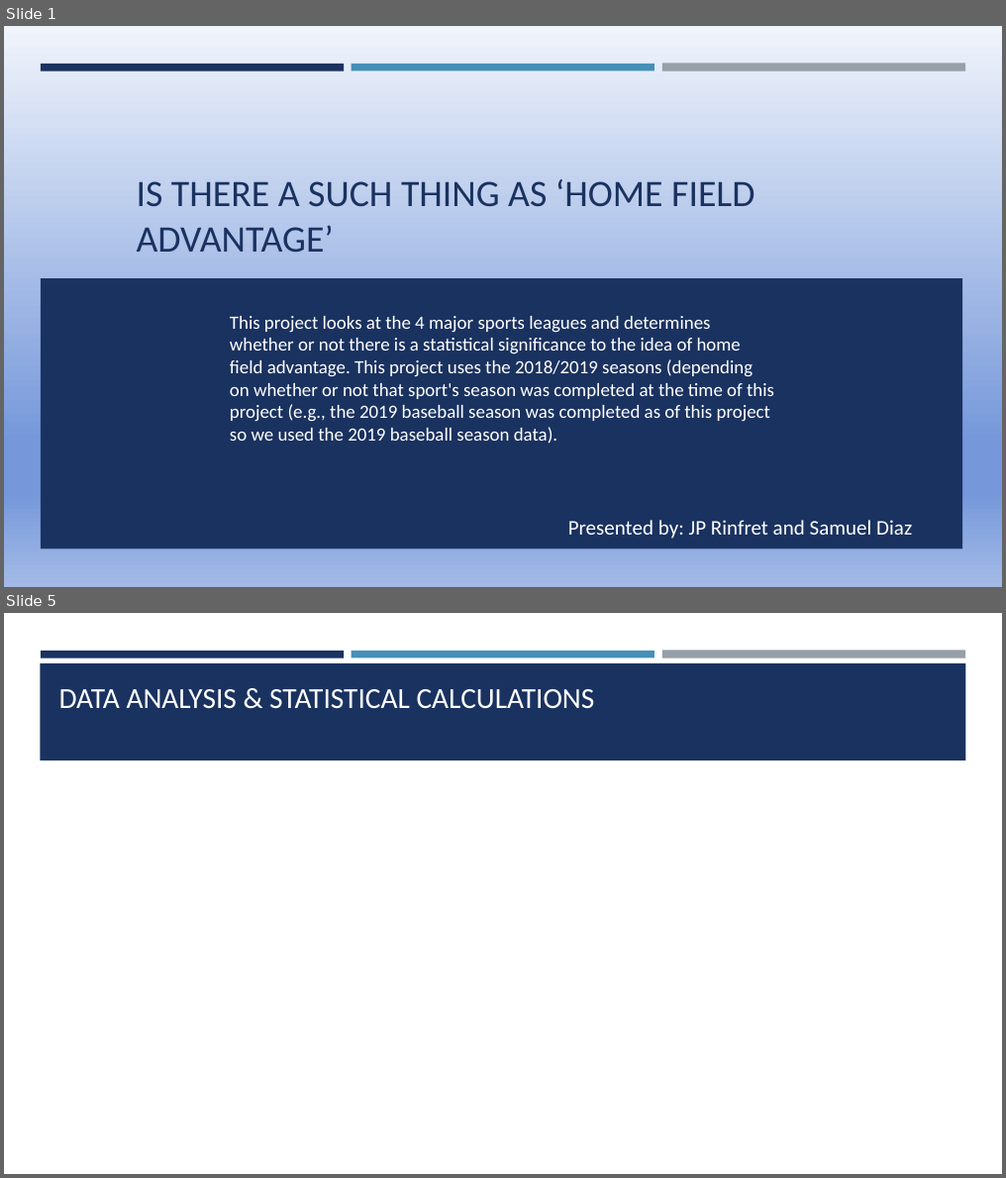
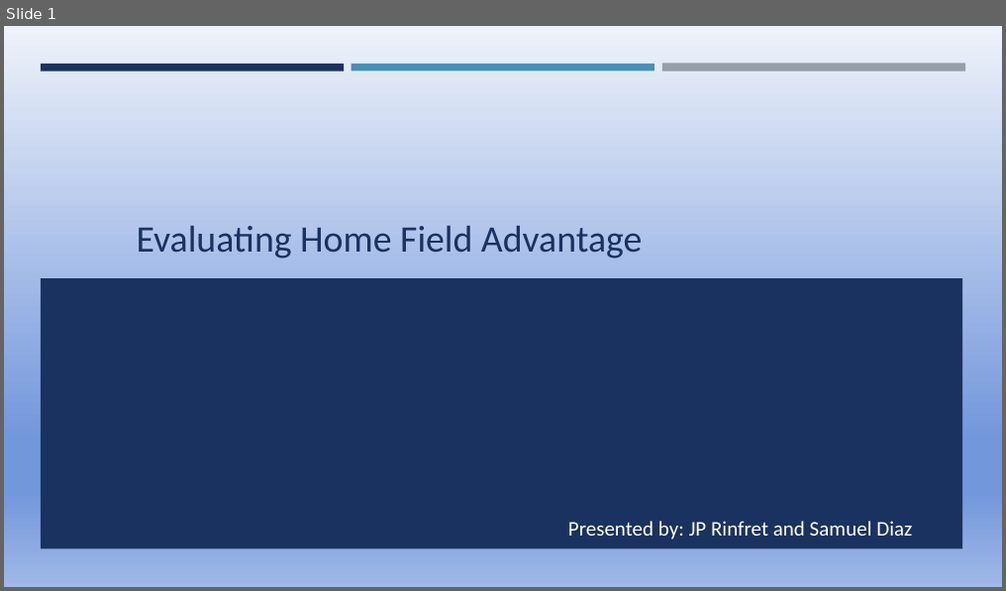
Before and after one commit to jprinfret/home_field_advantage, a slide deck: Presentation1.pptx. Shown one above the other, each under a label of ours: slides 1 and 5 before the commit, slide 1 after it; the slides between them are not shown. The pictures are 1006x1178 and 1006x591 pixels, drawn with LibreOffice and Linux fonts; fonts in the diff are those of the drawing. Boxes give left, top, right and bottom in pixels: in the first picture for what was removed or moved away, otherwise in the second. Text is boxed around its words. In the diff, an @@ line names an element or a change of style, - is before the commit and + after.

```diff
--- a/Presentation1.pptx
+++ b/Presentation1.pptx
@@ slide 5 removed at (4,613,1002,1174), background #FFFFFF; not listed: 3 template elements that a slide beside it also shows @@
@@ rectangle removed at (40,663,966,761) @@
@@ title removed at (59,689,595,709) @@
-DATA ANALYSIS & STATISTICAL CALCULATIONS
@@ slide 1 changed as well @@
@@ background gradient #F0F4FB to #7698DA to #A3BAE6 to gradient #EEF2FA to #7397DB to #A0B8E7 @@
@@ title at (137,226,642,259): text changed @@
-IS THERE A SUCH THING AS ‘HOME FIELD ADVANTAGE’
+Evaluating Home Field Advantage
@@ text removed at (230,316,774,444) @@
-This project looks at the 4 major sports leagues and determines whether or not there is a statistical significance to the idea of home field advantage. This project uses the 2018/2019 seasons (depending on whether or not that sport's season was completed at the time of this project (e.g., the 2019 baseball season was completed as of this project so we used the 2019 baseball season data).
```
Also in this commit, not shown: 3 other slides changed, 11 slides added, 3 other slides removed, 2 other files.
